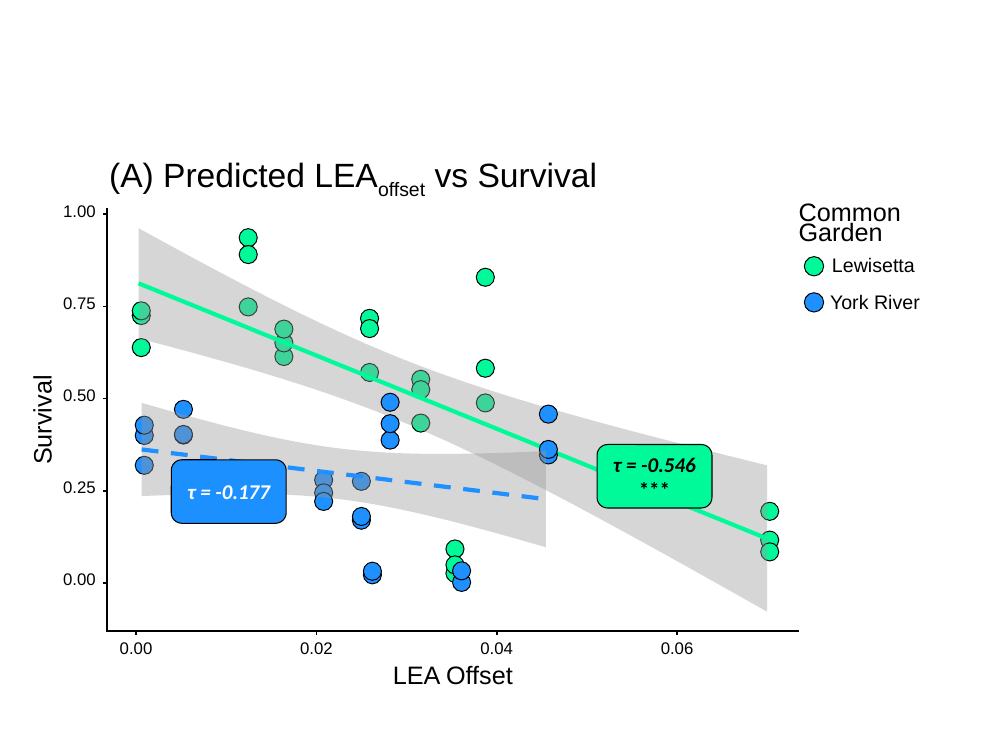
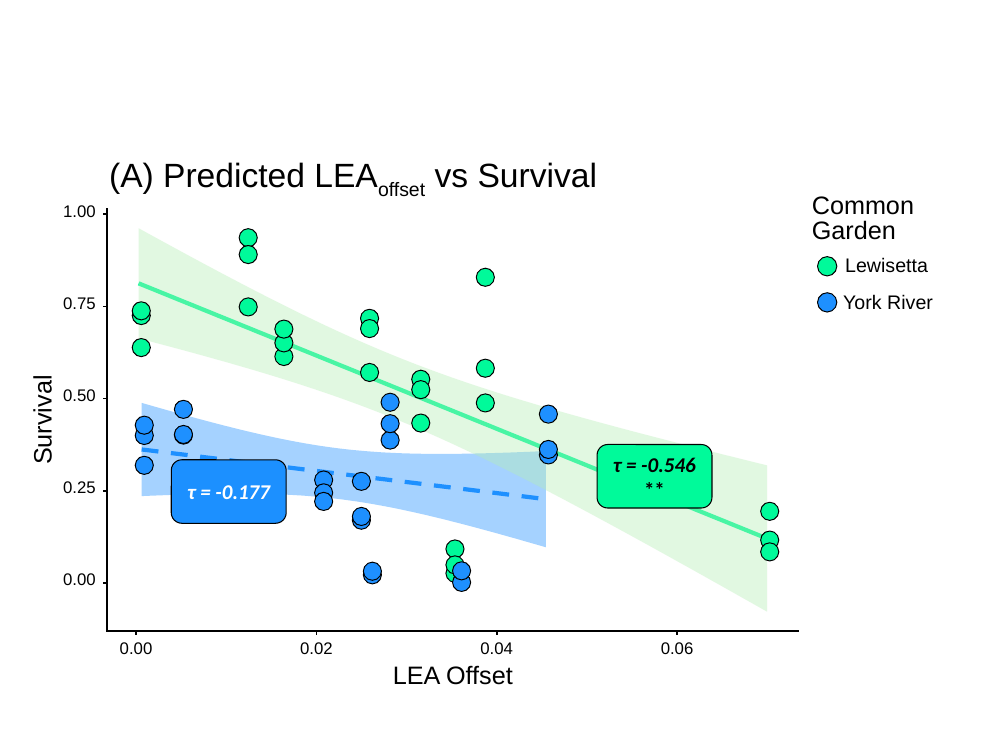
Before and after one commit to ModelValidationProgram/MVP_oyster_GO, a slide deck: slide 1 of results/figures/GO_compare_edited.pptx. Drawn at 1008x756 pixels with LibreOffice and Linux fonts; fonts in the diff are those of the drawing. Boxes give left, top, right and bottom in pixels: in the first picture for what was removed or moved away, otherwise in the second. Text is boxed around its words. In the diff, an @@ line names an element or a change of style, - is before the commit and + after.

```diff
--- a/results/figures/GO_compare_edited.pptx
+++ b/results/figures/GO_compare_edited.pptx
@@ text "Common": place and size @@
-text "Common" at (799,203,901,242)
+text "Common" at (812,196,914,240)
@@ text "Common" at (812,196,914,240): line spacing 14pt to 17.6pt @@
@@ freeform shape at (139,228,767,611): fill #999999 at 40% opacity to #B4EEB4 at 40% opacity @@
@@ rectangle removed at (796,248,833,284) @@
@@ 2 texts, 2 ellipses, 1 rectangle: place and size @@
-2 texts, 2 ellipses, 1 rectangle at (796,257,920,321)
+2 texts, 2 ellipses, 1 rectangle at (809,257,933,321)
@@ freeform shape at (142,403,546,547): fill #999999 at 40% opacity to #1E90FF at 40% opacity @@
@@ text in rounded rectangle at (597,445,712,508): text changed @@
-***
+**
```
Also in this commit, not shown: 7 other slides changed, 18 slides added.
